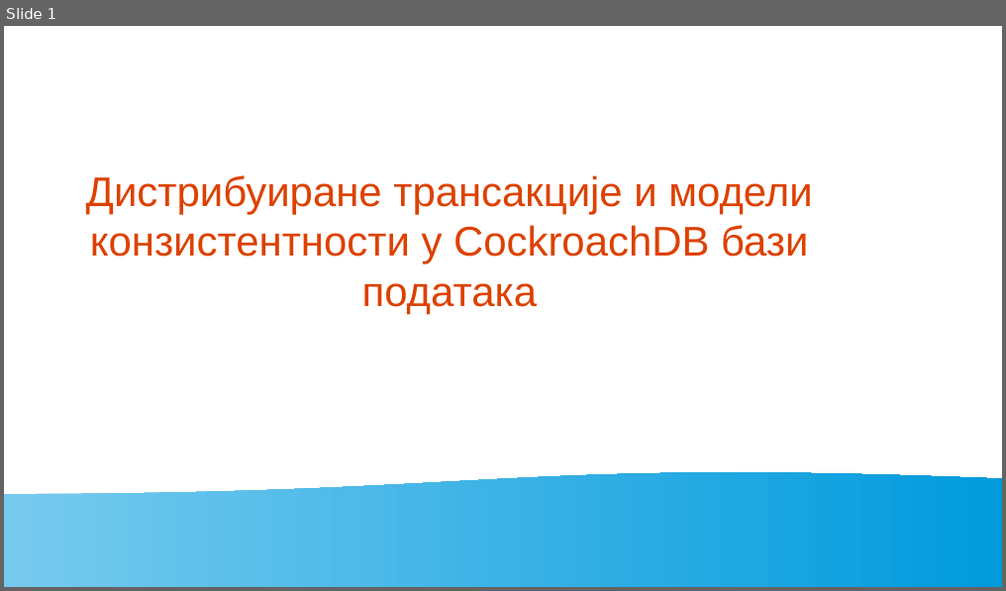
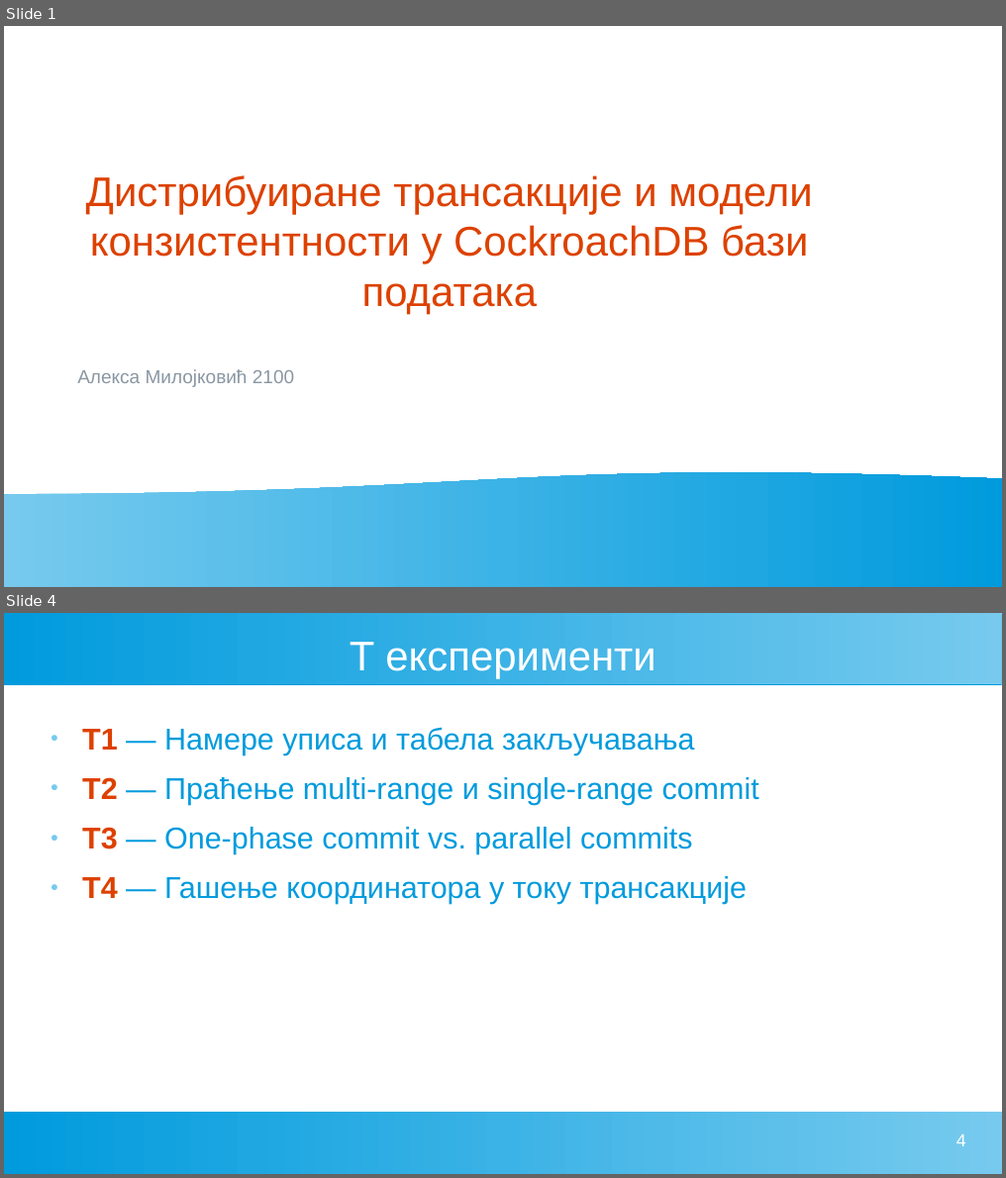
Before and after one commit to AleksaMilojkovic17252/db-seminar-2, a slide deck: seminar.odp. Shown one above the other, each under a label of ours: slide 1 before the commit, slides 1 and 4 after it; the slides between them are not shown. The pictures are 1006x591 and 1006x1178 pixels, drawn with LibreOffice and Linux fonts; fonts in the diff are those of the drawing. Boxes give left, top, right and bottom in pixels: in the first picture for what was removed or moved away, otherwise in the second. Text is boxed around its words. In the diff, an @@ line names an element or a change of style, - is before the commit and + after.

```diff
--- a/seminar.odp
+++ b/seminar.odp
@@ slide 4 added at (4,613,1002,1174), background #FFFFFF @@
@@ rectangle added at (4,613,1002,684), fill gradient #77CAEE to #75C9EE to #73C9ED to #71C8ED to #6FC7ED to #6EC6ED @@
@@ title added at (350,642,655,679), 33 pt, text #FFFFFF @@
+T експерименти
@@ text added at (82,727,759,904), 24 pt, text #009BDD @@
+● T1 — Намере уписа и табела закључавања
+● T2 — Праћење multi-range и single-range commit
+● T3 — One-phase commit vs. parallel commits
+● T4 — Гашење координатора у току трансакције
@@ rectangle added at (4,1112,1002,1174), fill gradient #77CAEE to #75C9EE to #73C9ED to #71C8ED to #6FC7ED to #6EC6ED @@
@@ page number added at (956,1135,966,1147), 14 pt, text #FFFFFF @@
+4
@@ slide 1 changed as well @@
@@ text added at (77,370,294,387), 15 pt, text #8A97A3 @@
+Алекса Милојковић 2100
```
Also in this commit, not shown: 1 other slide changed, 17 other slides added, 6 slides removed, 1 other file.
